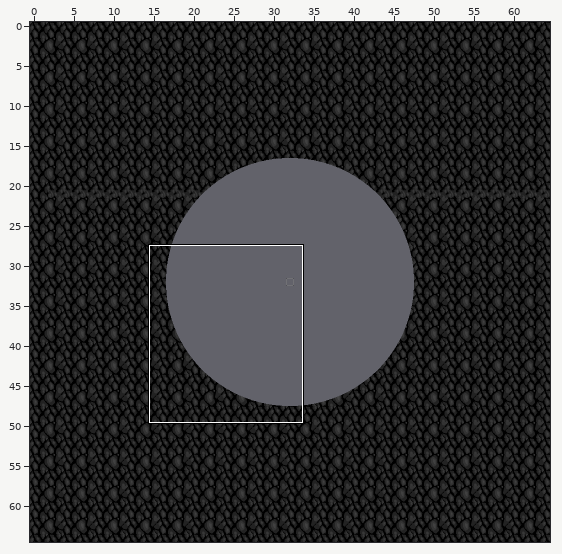
Tiled map, stored at MultiplexTest/Maps/Orbit_map_test.tmx. Above, an overview of the earlier version with the close-up marked.
Close-up. As it was:
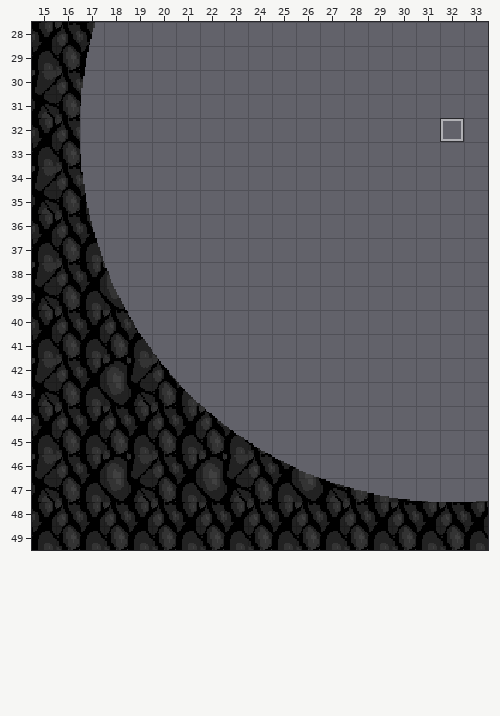
Cells are 16x16 px. Shown: x 15..33, y 28..49. The commit also changed other parts of the map, which this record leaves out.
Once edited:
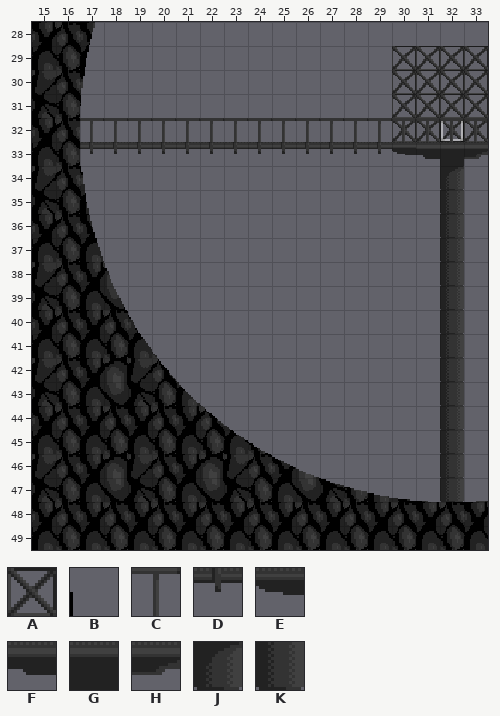
Key: from "orbit_map_test": A 66, B 67, C 68, D 70, E 71, F 72, G 73, H 74, J 78, K 81.
_ is an empty cell.
Difference:
Layer "map":
The author put tile A in rows 29 to 32 at x 30 to 33.
Tile B becomes tile D in row 33 at x 17.
The author put tile D in row 33 at x 18 to 29.
The author put tile E in row 33 at x 30.
The author put tile F in row 33 at x 31.
The author put tile G in row 33 at x 32.
The author put tile H in row 33 at x 33.
The author put tile J in row 34 at x 32.
The author put tile K in rows 35 to 47 at x 32.
Layer "foreground":
The author put tile C in row 32 at x 17 to 33.
Pixel boxes of the changes (left, top, right, bottom) in both close-ups:
changed: (80, 46, 488, 502)
